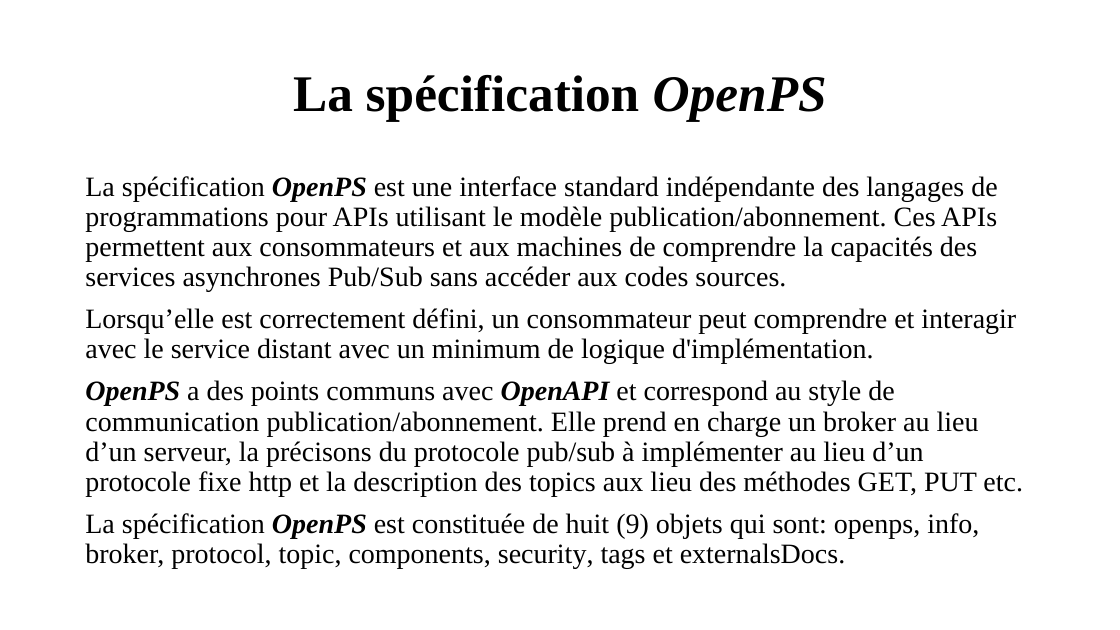
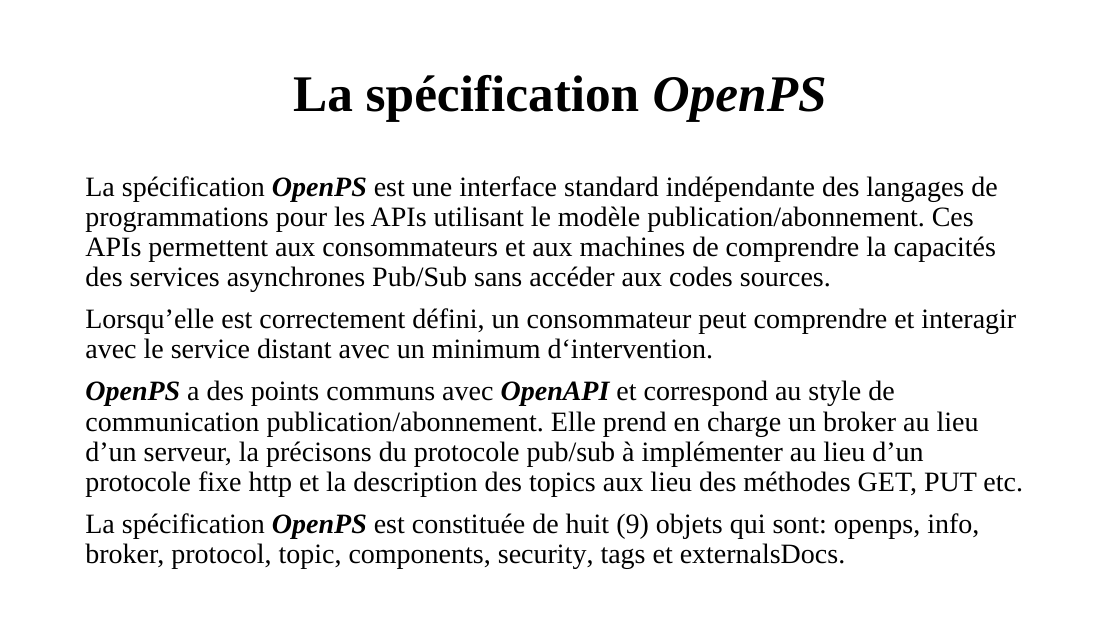
Before and after one commit to OA-Souleymane/MyGitHub-Files, a slide deck: slide 8 of Chapitres/presentationMemoire.pptx. Drawn at 1120x630 pixels with LibreOffice and Linux fonts; fonts in the diff are those of the drawing. Boxes give left, top, right and bottom in pixels: in the first picture for what was removed or moved away, otherwise in the second. Text is boxed around its words. In the diff, an @@ line names an element or a change of style, - is before the commit and + after.

```diff
--- a/Chapitres/presentationMemoire.pptx
+++ b/Chapitres/presentationMemoire.pptx
@@ text at (x1=85, y1=176, x2=1016, y2=359): text changed @@
-La spécification OpenPS est une interface standard indépendante des langages de programmations pour APIs utilisant le modèle publication/abonnement. Ces APIs permettent aux consommateurs et aux machines de comprendre la capacités des services asynchrones Pub/Sub sans accéder aux codes sources.
-Lorsqu’elle est correctement défini, un consommateur peut comprendre et interagir avec le service distant avec un minimum de logique d'implémentation.
+La spécification OpenPS est une interface standard indépendante des langages de programmations pour les APIs utilisant le modèle publication/abonnement. Ces APIs permettent aux consommateurs et aux machines de comprendre la capacités des services asynchrones Pub/Sub sans accéder aux codes sources.
+Lorsqu’elle est correctement défini, un consommateur peut comprendre et interagir avec le service distant avec un minimum d‘intervention.
```
Also in this commit, not shown: 8 other slides changed, 2 slides added, 1 slide removed.
